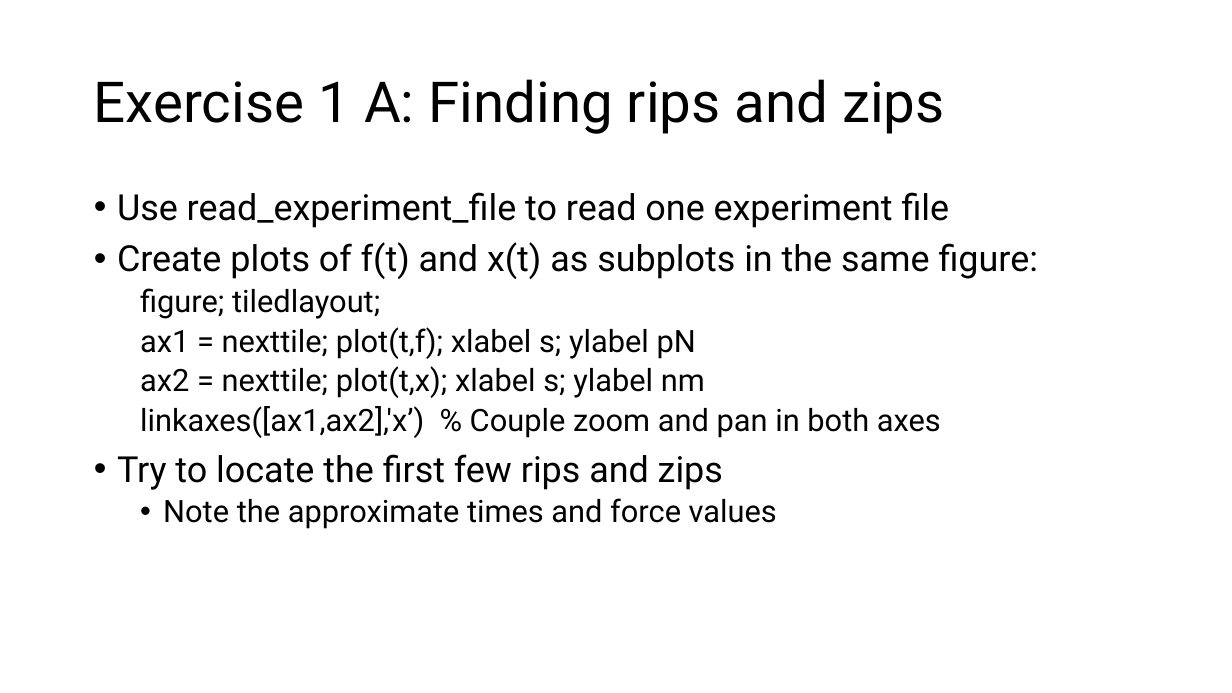
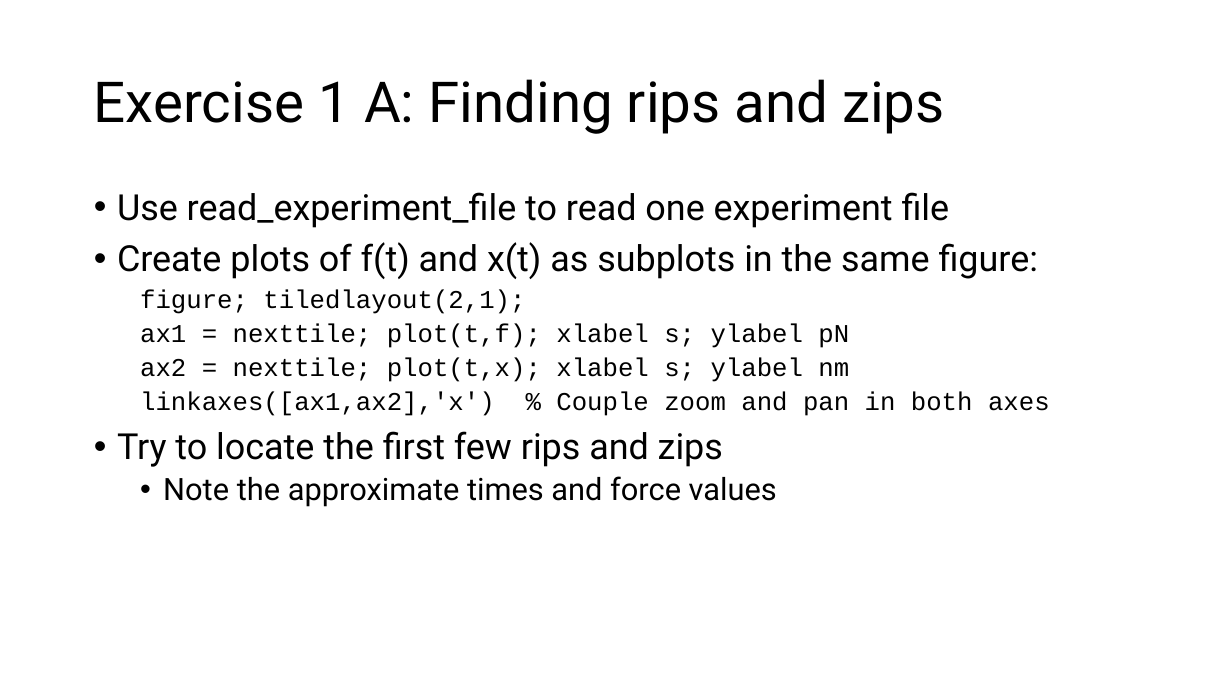
Before and after one commit to are-mj/OpticalTweezers, a slide deck: slide 8 of Summer school 2024/Exercises.pptx. Drawn at 1232x693 pixels with LibreOffice and Linux fonts; fonts in the diff are those of the drawing. Boxes give left, top, right and bottom in pixels: in the first picture for what was removed or moved away, otherwise in the second. Text is boxed around its words. In the diff, an @@ line names an element or a change of style, - is before the commit and + after.

```diff
--- a/Summer school 2024/Exercises.pptx
+++ b/Summer school 2024/Exercises.pptx
@@ text at (x1=140, y1=289, x2=525, y2=314): text changed; size 24 to 20 pt; font Roboto to Courier New @@
-  figure; tiledlayout;
+  figure; tiledlayout(2,1);
@@ text at (x1=140, y1=323, x2=849, y2=382): size 24 to 20 pt, font Roboto to Courier New in "ax1 = nexttile; plot(t,f); xlabel s; ylabel ...", "ax2 = nexttile; plot(t,x); xlabel s; ylabel ..." @@
@@ text at (x1=140, y1=391, x2=1050, y2=416): text changed; size 24 to 20 pt; font Roboto to Courier New @@
-  linkaxes([ax1,ax2],'x’) % Couple zoom and pan in both axes
+  linkaxes([ax1,ax2],'x') % Couple zoom and pan in both axes
```
Also in this commit, not shown: 9 other slides changed, 2 slides added.
